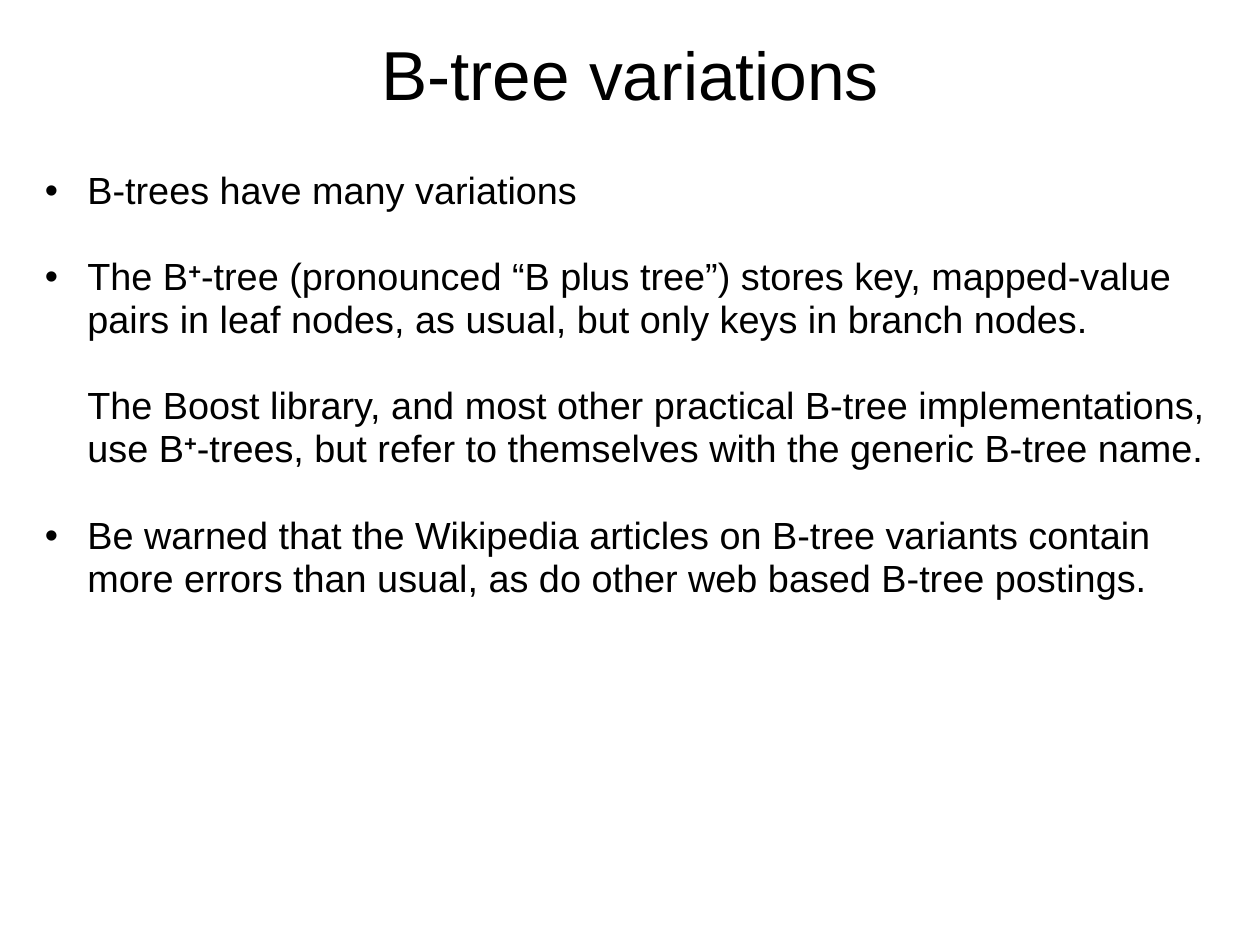
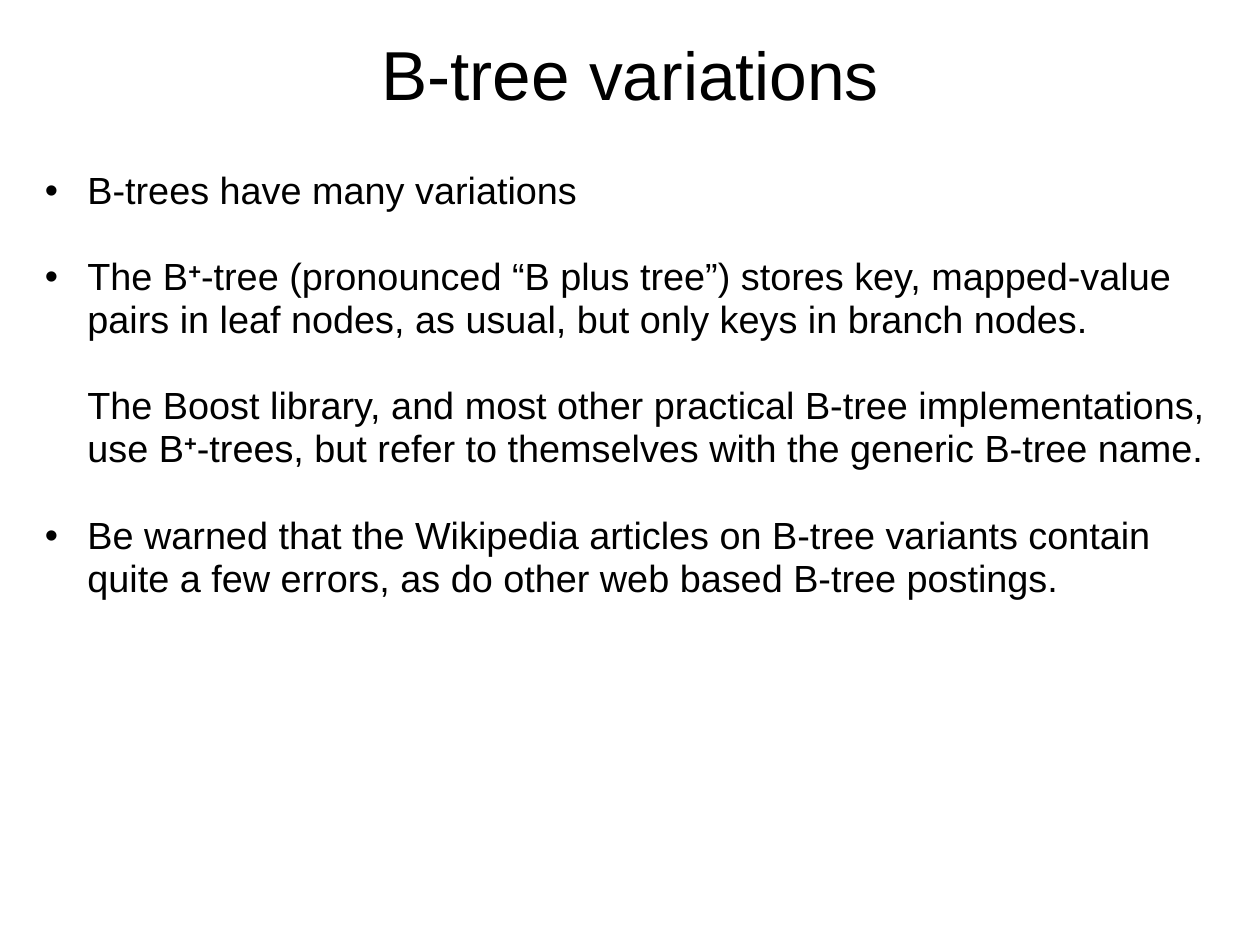
Before and after one commit to Beman/btree, a slide deck: slide 10 of libs/btree/doc/Proposed-B-tree-library.ppt (slide 11 before the commit). Drawn at 1260x945 pixels with LibreOffice and Linux fonts; fonts in the diff are those of the drawing; background and template pictures are left out. Boxes give left, top, right and bottom in pixels: in the first picture for what was removed or moved away, otherwise in the second. Text is boxed around its words. In the diff, an @@ line names an element or a change of style, - is before the commit and + after.

```diff
--- a/libs/btree/doc/Proposed-B-tree-library.ppt
+++ b/libs/btree/doc/Proposed-B-tree-library.ppt
@@ text at bbox=[87, 521, 1150, 599]: text changed @@
-  • Be warned that the Wikipedia articles on B-tree variants contain more errors than usual, as do other web based B-tree postings.
+  • Be warned that the Wikipedia articles on B-tree variants contain quite a few errors, as do other web based B-tree postings.
```
Also in this commit, not shown: 15 other slides changed, 2 slides added.
